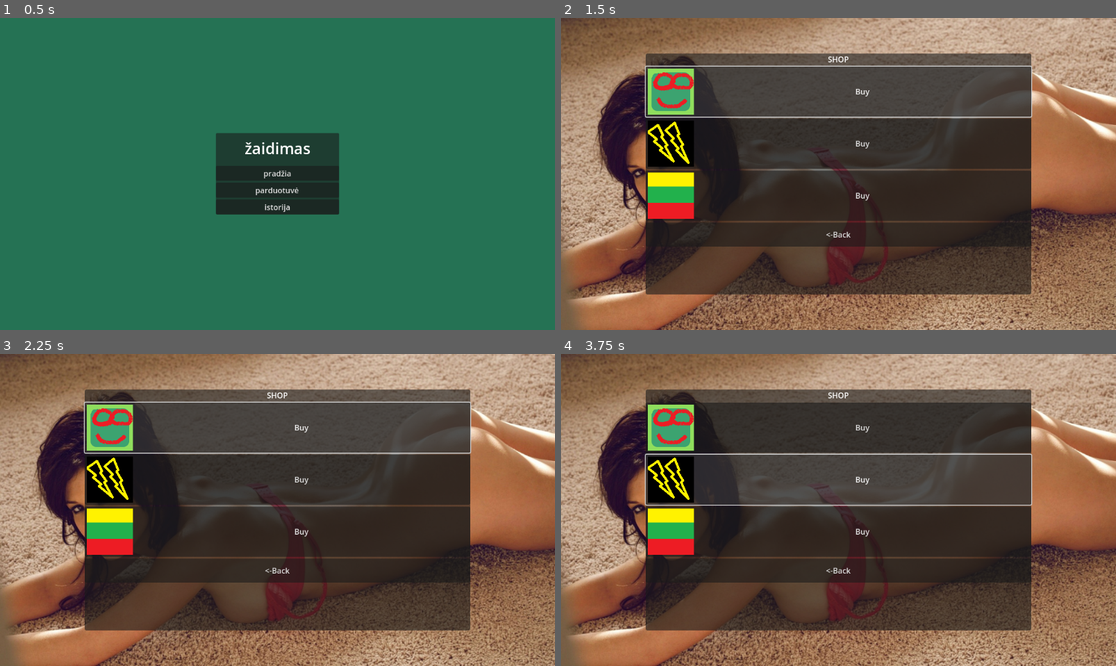
Above: before the commit, frames 1-4 (two rows, left to right).
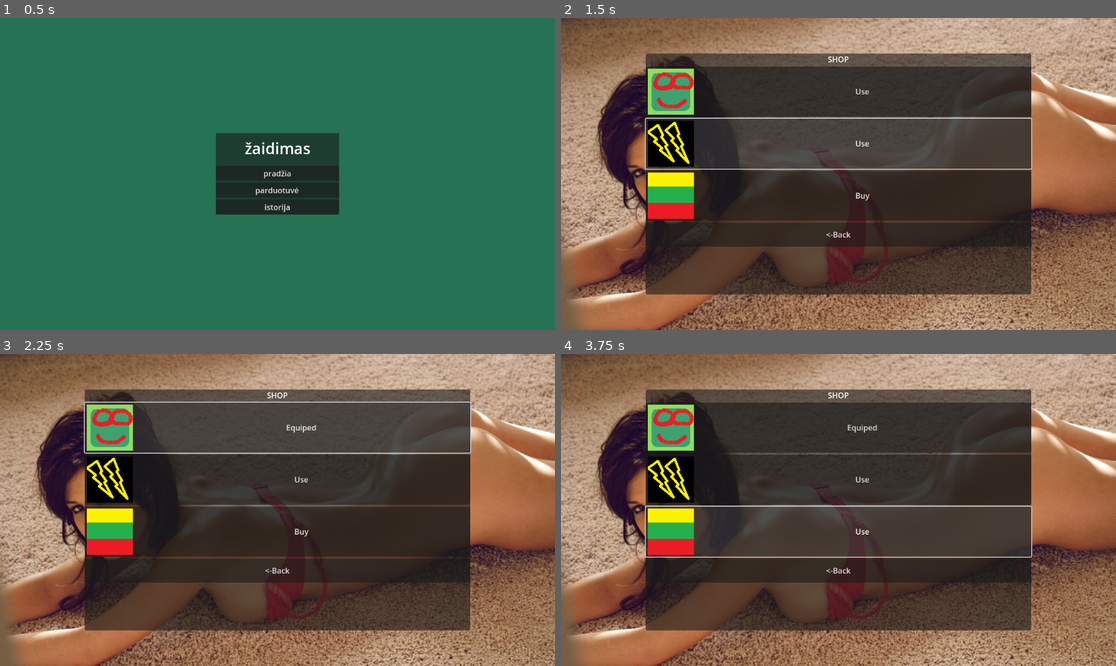
Above: after the commit, the same moments.

Repository: GrybasBaravykas/ZaidimoPraktika
Game: Godot game, scene res://src/main_menu.tscn
Two runs of this game, one before a commit and one after it. Both use one fixed random seed, a clock stepped at 60 frames per second and the inputs below.
Inputs:
- Up to frame 1 (0.5 s): no input
- Up to frame 2 (1.5 s): click "parduotuvė" at 0.5 s; click "Buy" at 1.25 s
- Up to frame 3 (2.25 s): click "Buy" (after the commit: "Use") at 2 s
- Up to frame 4 (3.75 s): click "Buy" (after the commit: "Equiped") at 2.75 s; click "Buy" at 3.5 s

Frame 1 is identical in both runs. In frame 2, 1.2% of the frame differs, in the area x 15-85%, y 15-49%; in frame 3, less than 0.1%; in frame 4, 1.4%, in the area x 15-85%, y 22-66%.

Commit message:
shopas bbd

Diff:
--- a/map_gen_json.gd
+++ b/map_gen_json.gd
@@ -8,7 +8,7 @@
 	"map_seed" : 0
 }
 var default_data2 = {
-	"gold" : 0,
+	"gold" : 100,
 	"exp" : 1,
 	"wins" : 0,
 	"loss" : 0,
--- a/project.godot
+++ b/project.godot
@@ -15,6 +15,10 @@
 config/features=PackedStringArray("4.0", "Forward Plus")
 config/icon="res://icon.svg"
 
+[autoload]
+
+Shop="*res://src/shop.gd"
+
 [input]
 
 jump={
--- a/src/player.gd
+++ b/src/player.gd
@@ -11,8 +11,9 @@
 var wall_pos
 
 var textures = [
+			'res://assets/player.png',
+			'res://assets/player3.png',
 			'res://assets/player2.png',
-			'res://assets/player3.png',
 ]
 
 
@@ -20,7 +21,7 @@
 	my_json = Json.new()
 	my_json.load_file()
 	#print(my_json.data.map_seed)
-	$Player.texture = load(textures[1])
+	$Player.texture = load(textures[Shop.store.selected])
 	for i in 7 * my_json.data.difficulty:
 		var Wall_instance = Wall.instantiate()
 		wall_pos = my_json.take_gen_val()
@@ -35,7 +36,7 @@
 	velocity.y += gravity
 	move_and_collide(velocity * delta)
 
-	get_parent().get_node("CanvasLayer/RichTextLabel").text = str(score)
+
 
 
 func _on_resseter_body_entered(body: Node2D) -> void:
--- a/src/shop.gd
+++ b/src/shop.gd
@@ -1,30 +1,55 @@
 extends Node
-
-
+var store = {
+			'selected' : 0,
+}
+const Json = preload("res://map_gen_json.gd")
+var my_json: Json
 # Called when the node enters the scene tree for the first time.
 func _ready():
-	pass
+	my_json = Json.new()
+	my_json.load_file2()
 
 func _on_button_back_pressed() -> void:
 	get_tree().change_scene_to_file("res://src/main_menu.tscn")
 	pass
 
 
-var store = {
-			'bought' : [true, false, false],
-			'selected' : 0,
-}
-
-var save_store_path = 'user://save'
+# Called every frame. 'delta' is the elapsed time since the previous frame.
+func _process(delta):
+	pass
 
 
 
 
 
+func _on_button_to_get_original_skin_pressed() -> void:
+	store.selected = 0
+	$CanvasLayer/Control/CenterContainer/PanelContainer/MarginContainer/VBoxContainer/Button_to_get_original_skin.text = "Equiped"
+	if my_json.default_data2.skin1 == 1:
+		$CanvasLayer/Control/CenterContainer/PanelContainer/MarginContainer/VBoxContainer/Button_to_buy_litning_skin.text = "Use"
+	if my_json.default_data2.skin2 == 1:
+		$CanvasLayer/Control/CenterContainer/PanelContainer/MarginContainer/VBoxContainer/Button_to_buy_lithuanian_skin.text = "Use"
+func _on_button_to_buy_litning_skin_pressed() -> void:
+	if my_json.default_data2.skin1 == 0 :
+		if my_json.default_data2.gold >= 100:
+			$CanvasLayer/Control/CenterContainer/PanelContainer/MarginContainer/VBoxContainer/Button_to_buy_litning_skin.text = "Use"
+			my_json.default_data2.skin1 = 1
+	else:
+		store.selected = 1
+		$CanvasLayer/Control/CenterContainer/PanelContainer/MarginContainer/VBoxContainer/Button_to_buy_litning_skin.text = "Equiped"
+		$CanvasLayer/Control/CenterContainer/PanelContainer/MarginContainer/VBoxContainer/Button_to_get_original_skin.text = "Use"
+		if my_json.default_data2.skin2 == 1:
+			$CanvasLayer/Control/CenterContainer/PanelContainer/MarginContainer/VBoxContainer/Button_to_buy_lithuanian_skin.text = "Use"
 
 
-
-
-# Called every frame. 'delta' is the elapsed time since the previous frame.
-func _process(delta):
-	pass
+func _on_button_to_buy_lithuanian_skin_pressed() -> void:
+	if my_json.default_data2.skin2 == 0 :
+		if my_json.default_data2.gold >= 100:
+			$CanvasLayer/Control/CenterContainer/PanelContainer/MarginContainer/VBoxContainer/Button_to_buy_lithuanian_skin.text = "Use"
+			my_json.default_data2.skin2 = 1
+	else:
+		store.selected = 2
+		$CanvasLayer/Control/CenterContainer/PanelContainer/MarginContainer/VBoxContainer/Button_to_buy_lithuanian_skin.text = "Equiped"
+		$CanvasLayer/Control/CenterContainer/PanelContainer/MarginContainer/VBoxContainer/Button_to_get_original_skin.text = "Use"
+		if my_json.default_data2.skin1 == 1:
+			$CanvasLayer/Control/CenterContainer/PanelContainer/MarginContainer/VBoxContainer/Button_to_buy_litning_skin.text = "Use"
--- a/src/shop.tscn
+++ b/src/shop.tscn
@@ -55,7 +55,7 @@
 
 [node name="Button_to_get_original_skin" type="Button" parent="CanvasLayer/Control/CenterContainer/PanelContainer/MarginContainer/VBoxContainer"]
 layout_mode = 2
-text = "Buy"
+text = "Use"
 icon = ExtResource("2_w30va")
 
 [node name="Button_to_buy_litning_skin" type="Button" parent="CanvasLayer/Control/CenterContainer/PanelContainer/MarginContainer/VBoxContainer"]
@@ -73,4 +73,7 @@
 layout_mode = 2
 text = "<-Back"
 
+[connection signal="pressed" from="CanvasLayer/Control/CenterContainer/PanelContainer/MarginContainer/VBoxContainer/Button_to_get_original_skin" to="." method="_on_button_to_get_original_skin_pressed"]
+[connection signal="pressed" from="CanvasLayer/Control/CenterContainer/PanelContainer/MarginContainer/VBoxContainer/Button_to_buy_litning_skin" to="." method="_on_button_to_buy_litning_skin_pressed"]
+[connection signal="pressed" from="CanvasLayer/Control/CenterContainer/PanelContainer/MarginContainer/VBoxContainer/Button_to_buy_lithuanian_skin" to="." method="_on_button_to_buy_lithuanian_skin_pressed"]
 [connection signal="pressed" from="CanvasLayer/Control/CenterContainer/PanelContainer/MarginContainer/VBoxContainer/Button_to_get_to_main_menu" to="." method="_on_button_back_pressed"]
